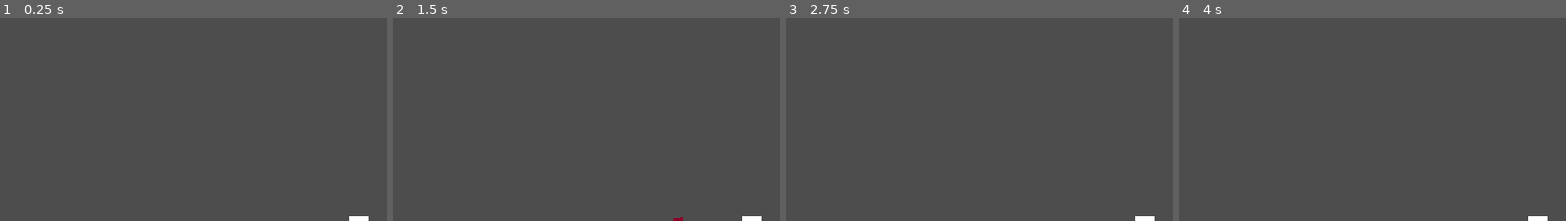
Above: before the commit, frames 1-4 (left to right).
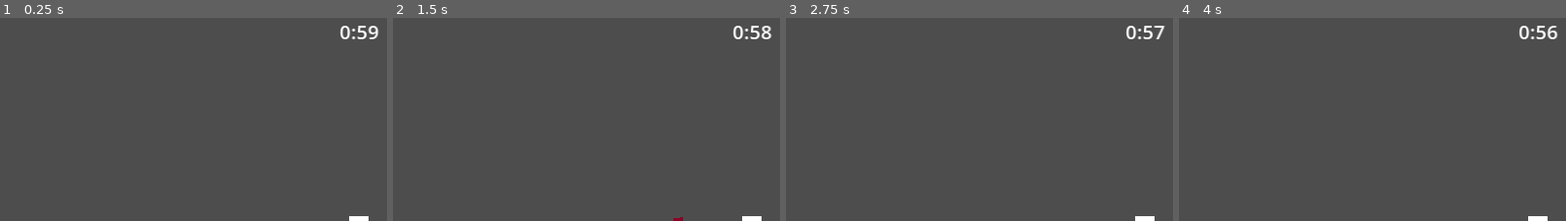
Above: after the commit, the same moments.

Repository: Huffmanz/BloodDebt
Game: Godot game, scene res://levels/world.tscn
Two runs of this game, one before a commit and one after it. Both use one fixed random seed, a clock stepped at 60 frames per second and the inputs below.
Inputs (mouse positions are % of the whole screen's width and height, from its top left):
- Up to frame 1 (0.25 s): no input
- Up to frame 2 (1.5 s): tap Enter at 0.5 s; move the mouse to (72, 48) at 0.52 s; hold D (move_right) 0.53-1.28 s; tap Shift (dash) at 0.6 s; move the mouse to (30, 59) at 1.27 s; hold S (move_down) from 1.28 s (still down); click (30, 59) at 1.35 s
- Up to frame 3 (2.75 s): move the mouse to (60, 30) at 2.02 s; release S (move_down) at 2.03 s; hold D (move_right) from 2.03 s (still down); tap Shift (dash) at 2.1 s
- Up to frame 4 (4 s): move the mouse to (45, 75) at 2.77 s; release D (move_right) at 2.78 s; hold W (move_up) 2.78-3.53 s; click (45, 75) at 2.85 s; move the mouse to (80, 69) at 3.52 s; hold A (move_left) from 3.53 s (still down); tap Shift (dash) at 3.6 s
The pictures show only the part of the screen within x 4-54%, y 2-52%; the shares and areas given below are measured in that part.

The runs differ from the first frame. In frame 1, 0.3% of the frame differs, in the area x 87-98%, y 3-11%; in frame 2, 0.4%; in frame 3, 0.3%; in frame 4, 0.3%.

Commit message:
adding wave system

Diff:
--- a/autoload/game_events.gd
+++ b/autoload/game_events.gd
@@ -3,6 +3,8 @@
 signal camera_shake(camera_shake_strength: float)
 signal player_blood_gained(amount: float)
 signal player_health_updated(current_health: float)
+
+signal wave_complete()
 
 func emit_camera_shake(camera_shake_strength: float) -> void:
 	camera_shake.emit(camera_shake_strength)
--- a/levels/world.tscn
+++ b/levels/world.tscn
@@ -1,9 +1,16 @@
-[gd_scene load_steps=3 format=3 uid="uid://dh4g5lvct4ome"]
+[gd_scene load_steps=5 format=3 uid="uid://dh4g5lvct4ome"]
 
+[ext_resource type="PackedScene" uid="uid://df6l8uwqvwnk7" path="res://managers/wave_time_manager.tscn" id="1_ue0gm"]
 [ext_resource type="PackedScene" uid="uid://k0b7bq4x6osb" path="res://player/player.tscn" id="1_yb148"]
 [ext_resource type="PackedScene" uid="uid://cxy2wkr77qtfl" path="res://enemy/enemy.tscn" id="2_2h41v"]
+[ext_resource type="PackedScene" uid="uid://sbpofqbqkvxd" path="res://ui/wave_time_ui.tscn" id="2_b67d3"]
 
 [node name="world" type="Node2D"]
+
+[node name="WaveTimeManager" parent="." instance=ExtResource("1_ue0gm")]
+
+[node name="WaveTimeUI" parent="." node_paths=PackedStringArray("wave_time_manager") instance=ExtResource("2_b67d3")]
+wave_time_manager = NodePath("../WaveTimeManager")
 
 [node name="entities" type="Node2D" parent="." groups=["entities_layer"]]
 
--- /dev/null
+++ b/managers/wave_time_manager.gd
@@ -0,0 +1,32 @@
+extends Node
+
+signal wave_difficulty_increased(arena_difficulty: int)
+const DIFFICULTY_INTERVAL = 5
+
+@onready var timer = $Timer
+
+var wave_difficulty = 0
+var current_wave = 0
+
+func _ready():
+	$Timer.timeout.connect(on_timer_timeout)
+	start_wave()
+
+func _process(delta):
+	var next_time_target = timer.wait_time - (wave_difficulty + 1) * DIFFICULTY_INTERVAL
+	if timer.time_left <= next_time_target:
+		wave_difficulty += 1
+		wave_difficulty_increased.emit(wave_difficulty)
+
+func start_wave():
+	var next_wave_time = timer.wait_time + current_wave * DIFFICULTY_INTERVAL
+	timer.wait_time = next_wave_time
+	current_wave += 1
+	timer.start()
+
+func get_time_elapsed():
+	return timer.time_left
+
+func on_timer_timeout():
+	GameEvents.wave_complete.emit()
+	#MetaProgression.save()
--- /dev/null
+++ b/managers/wave_time_manager.tscn
@@ -0,0 +1,10 @@
+[gd_scene load_steps=2 format=3 uid="uid://df6l8uwqvwnk7"]
+
+[ext_resource type="Script" path="res://managers/wave_time_manager.gd" id="1_n8m0m"]
+
+[node name="WaveTimeManager" type="Node"]
+script = ExtResource("1_n8m0m")
+
+[node name="Timer" type="Timer" parent="."]
+wait_time = 60.0
+one_shot = true
--- /dev/null
+++ b/ui/wave_time_ui.tscn
@@ -0,0 +1,21 @@
+[gd_scene load_steps=2 format=3 uid="uid://sbpofqbqkvxd"]
+
+[ext_resource type="Script" path="res://ui/wave_timer.gd" id="1_kv743"]
+
+[node name="WaveTimeUI" type="CanvasLayer"]
+script = ExtResource("1_kv743")
+
+[node name="MarginContainer" type="MarginContainer" parent="."]
+anchors_preset = 15
+anchor_right = 1.0
+anchor_bottom = 1.0
+grow_horizontal = 2
+grow_vertical = 2
+theme_override_constants/margin_top = 8
+
+[node name="Label" type="Label" parent="MarginContainer"]
+unique_name_in_owner = true
+layout_mode = 2
+size_flags_horizontal = 4
+size_flags_vertical = 0
+text = "0:00"
--- /dev/null
+++ b/ui/wave_timer.gd
@@ -0,0 +1,16 @@
+extends CanvasLayer
+
+@export var wave_time_manager: Node
+@onready var label = %Label
+
+func _process(delta):
+	if wave_time_manager == null:
+		return
+	var time_elapsed = wave_time_manager.get_time_elapsed()
+	label.text = format_seconds_to_string(time_elapsed)
+
+
+func format_seconds_to_string(seconds: float):
+	var minutes = floor(seconds / 60)
+	var remaining_seconds = seconds - (minutes * 60)
+	return str(minutes) + ":" + ("%02d" % floor(remaining_seconds))
